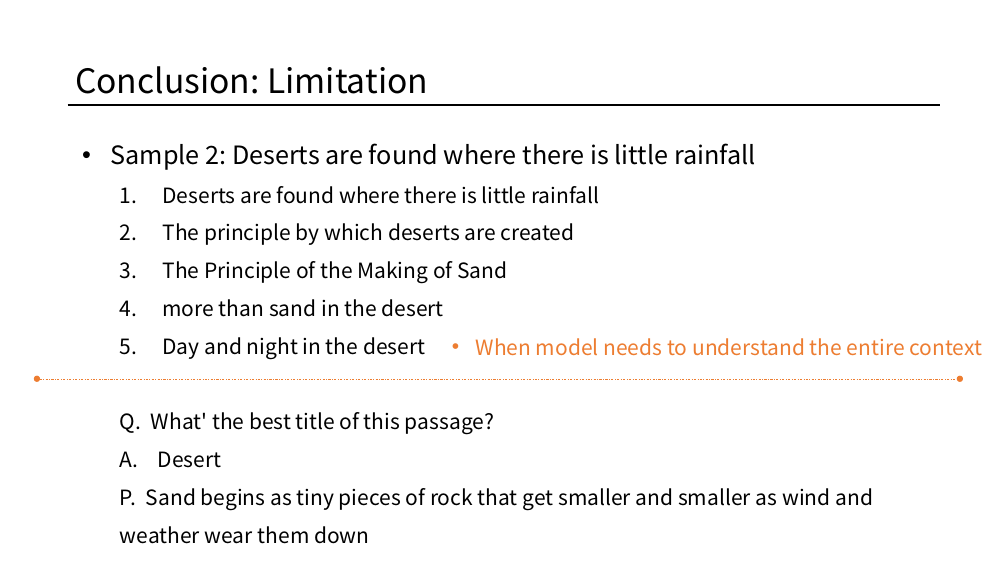
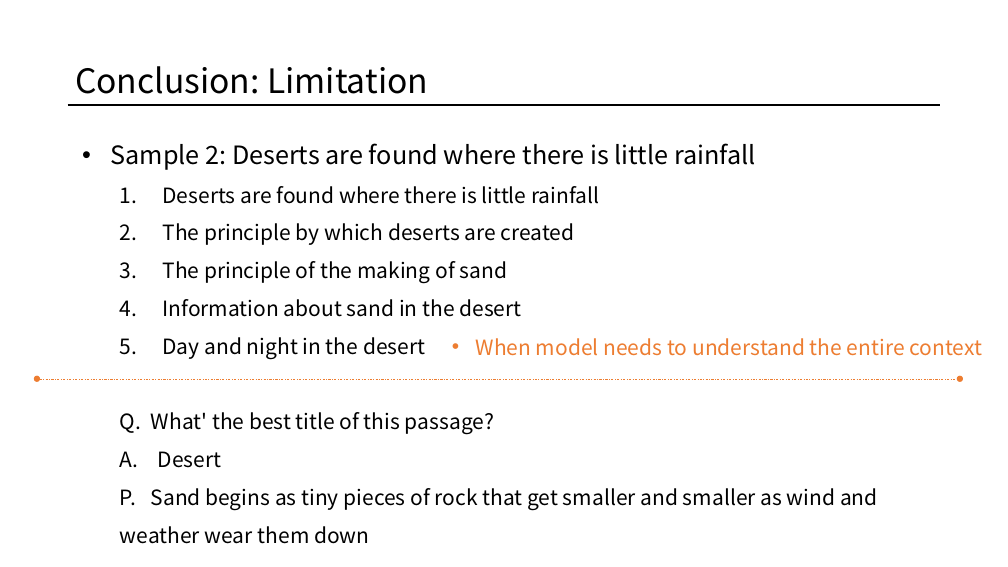
Before and after one commit to qkrwnstj306/Theory, a slide deck: slide 25 of PPT/DIstilBERT Final.pptx. Drawn at 1008x567 pixels with LibreOffice and Linux fonts; fonts in the diff are those of the drawing. Boxes give left, top, right and bottom in pixels: in the first picture for what was removed or moved away, otherwise in the second. Text is boxed around its words. In the diff, an @@ line names an element or a change of style, - is before the commit and + after.

Commit message:
add

```diff
--- a/PPT/DIstilBERT Final.pptx
+++ b/PPT/DIstilBERT Final.pptx
@@ text at (162, 261, 521, 317): text changed @@
-    3. The Principle of the Making of Sand
-    4. more than sand in the desert
+    3. The principle of the making of sand
+    4. Information about sand in the desert
```
Also in this commit, not shown: 3 other slides changed.
